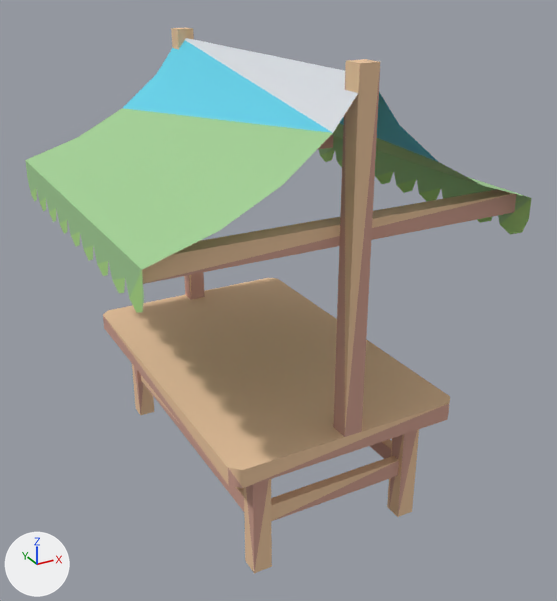
One commit to the glTF model example_game/world/props/stall-green.prop/model.glb: the scene before it, then after it.
One viewpoint serves both versions: a camera (50 mm lens) standing at (-2.32, -4.52, 3.53) and looking at (0.09, -0.14, 1.34). Lighting does not change. The marker at lower left points along +X, +Y and +Z. The picture after the commit comes second. Vertices at exactly the same position are counted once.

The first picture shows 'model'.
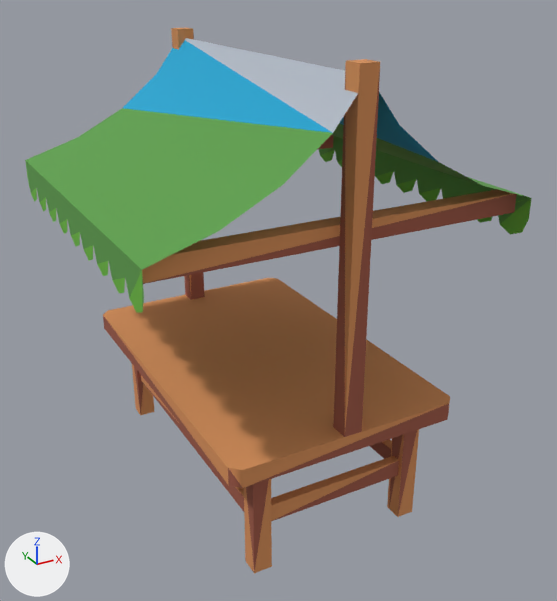
Pixel boxes [x1, y1, x2, y2] of what changed, in the pictures (557 x 601 px):
part 1 of me_model, recoloured (darker)
    both: [25, 40, 532, 313]
part 2 of me_model, recoloured (beige to orange)
    both: [103, 28, 514, 573]
part 3 of me_model, recoloured
    both: [103, 33, 517, 572]

Edits to the bpy script that builds the scene:
```text
Change me_model:
    where me_model.from_pydata(...)  # 208 vertices, 230 faces; spans x -1.25..1.25, y -1.25..1.25, z -0.02..3.07
    used by ob_model
    me_model part 1: 88 faces centred in x -1.25..1.25, y -1.24..1.24, z 1.99..2.83 are repainted in the vertex colours; the middle colour goes from green #a4d096 to green #5fa04d
    me_model part 2: 78 faces centred in x -0.81..0.81, y -1.25..1.25, z -0.02..3.07 are repainted in the vertex colours; the middle colour goes from beige #edc7a0 to orange #d9915a
    me_model part 3: 64 faces centred in x -0.81..0.81, y -1.25..1.25, z 0.31..2.12 are repainted in the vertex colours; the middle colour goes from beige #d0a090 to brown #a05a47
```
